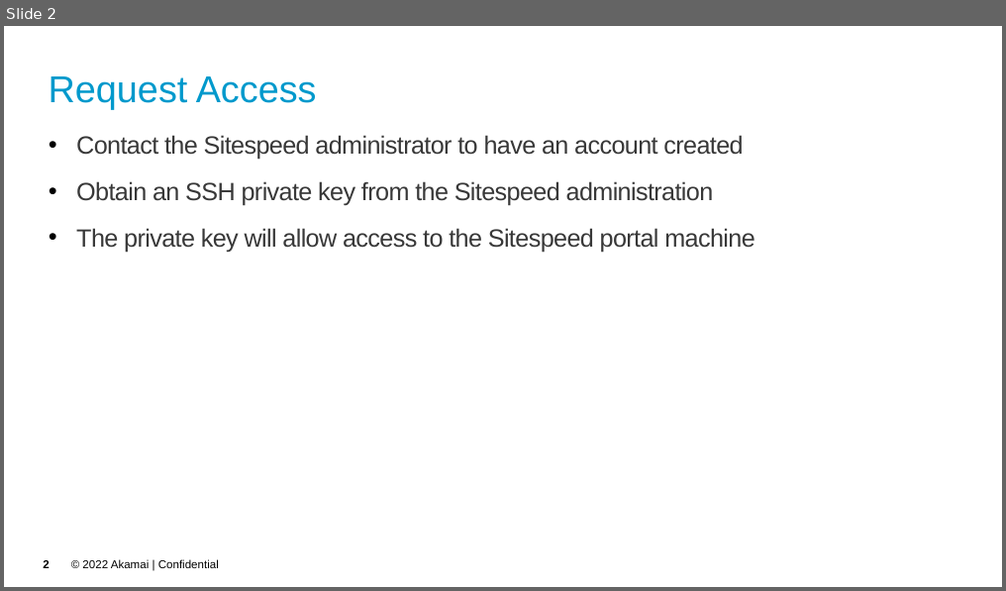
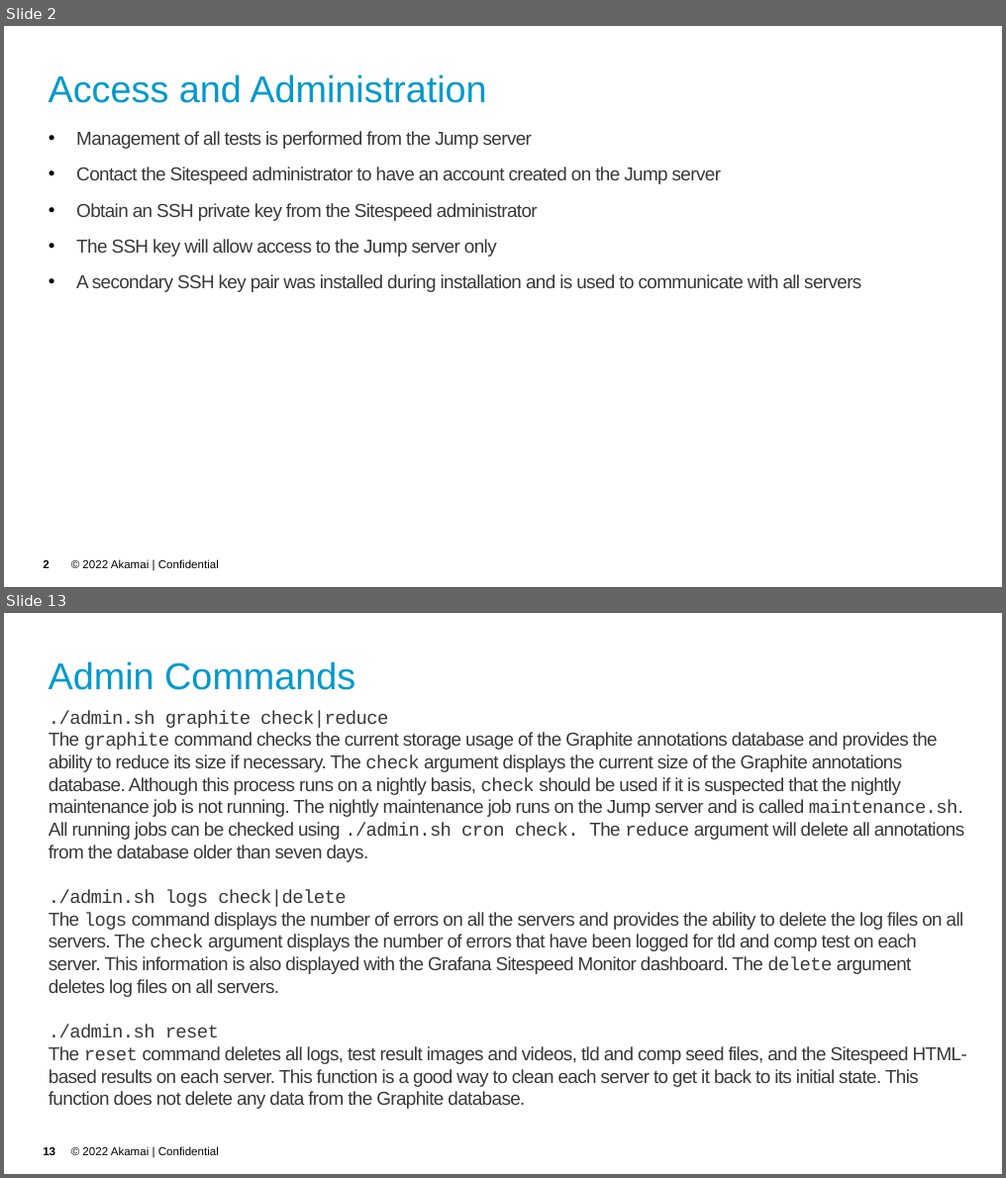
Before and after one commit to akamai-consulting/sitespeed, a slide deck: Info/Guide.pptx. Shown one above the other, each under a label of ours: slide 2 before the commit, slides 2 and 13 after it; the slides between them are not shown. The pictures are 1006x591 and 1006x1178 pixels, drawn with LibreOffice and Linux fonts; fonts in the diff are those of the drawing; background and template pictures are left out. Boxes give left, top, right and bottom in pixels: in the first picture for what was removed or moved away, otherwise in the second. Text is boxed around its words. In the diff, an @@ line names an element or a change of style, - is before the commit and + after.

```diff
--- a/Info/Guide.pptx
+++ b/Info/Guide.pptx
@@ slide 13 added at [4, 613, 1002, 1174], background picture (left out); not listed: 2 template elements that a slide beside it also shows @@
@@ title added at [49, 662, 355, 690], 36 pt, text #0099CC @@
+Admin Commands
@@ text added at [49, 710, 967, 1109], 18 pt, text #383838 @@
+./admin.sh graphite check|reduce
+The graphite command checks the current storage usage of the Graphite annotations database and provides the ability to reduce its size if necessary. The check argument displays the current size of the Graphite annotations database. Although this process runs on a nightly basis, check should be used if it is suspected that the nightly maintenance job is not running. The nightly maintenance job runs on the Jump server and is called maintenance.sh. All running jobs can be checked using ./admin.sh cron check. The reduce argument will delete all annotations from the database older than seven days.
+./admin.sh logs check|delete
+The logs command displays the number of errors on all the servers and provides the ability to delete the log files on all servers. The check argument displays the number of errors that have been logged for tld and comp test on each server. This information is also displayed with the Grafana Sitespeed Monitor dashboard. The delete argument deletes log files on all servers.
+./admin.sh reset
+The reset command deletes all logs, test result images and videos, tld and comp seed files, and the Sitespeed HTML-based results on each server. This function is a good way to clean each server to get it back to its initial state. This function does not delete any data from the Graphite database.
@@ slide 2 changed as well @@
@@ title at [49, 75, 486, 103]: text changed @@
-Request Access
+Access and Administration
@@ text at [76, 131, 861, 292]: text changed; size 24 to 18 pt @@
-• Contact the Sitespeed administrator to have an account created
-• Obtain an SSH private key from the Sitespeed administration
-• The private key will allow access to the Sitespeed portal machine
+• Management of all tests is performed from the Jump server
+• Contact the Sitespeed administrator to have an account created on the Jump server
+• Obtain an SSH private key from the Sitespeed administrator
+• The SSH key will allow access to the Jump server only
+• A secondary SSH key pair was installed during installation and is used to communicate with all servers
```
Also in this commit, not shown: 6 other slides changed, 8 other slides added, 1 other file.
